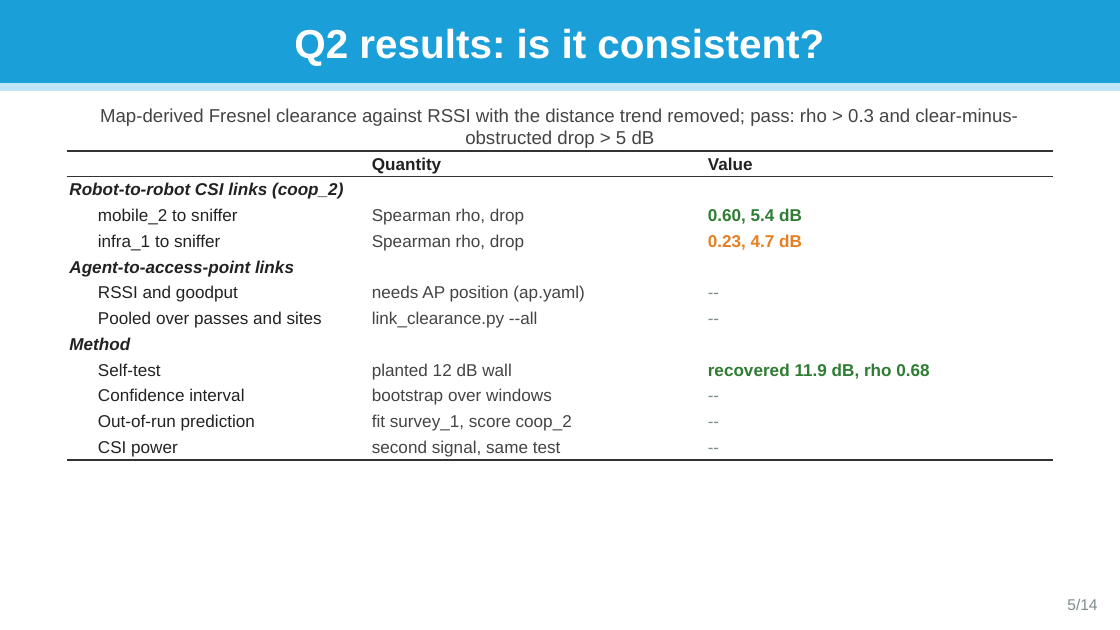
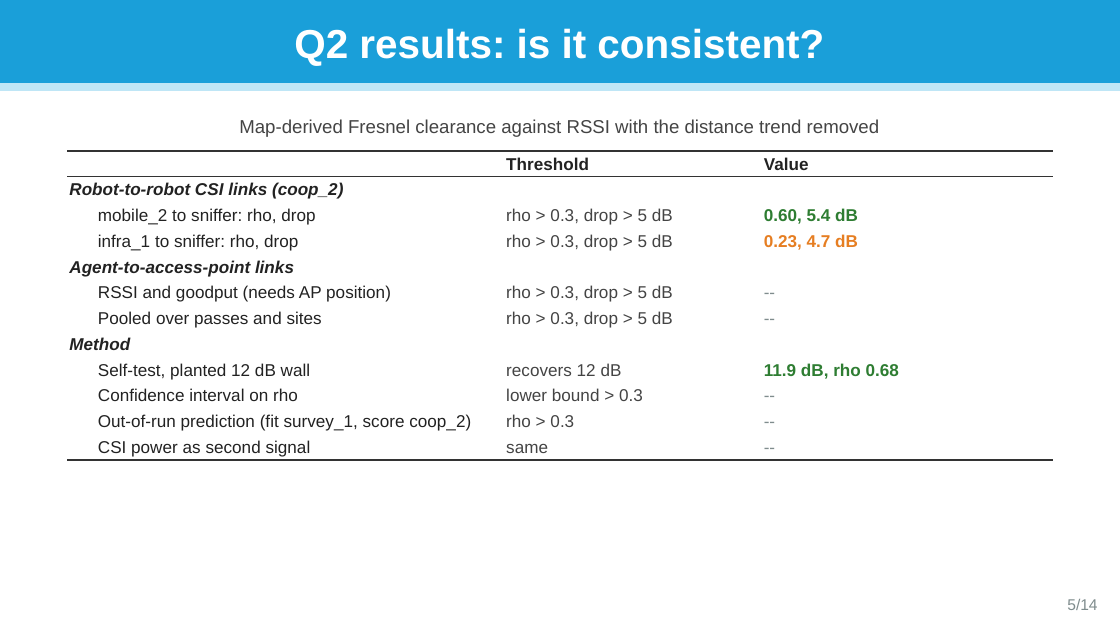
Before and after one commit to jorichee14/Others, a slide deck: slide 5 of scoop_testbed_paper/SCooP-iT_testbed_questions.pptx. Drawn at 1120x630 pixels with LibreOffice and Linux fonts; fonts in the diff are those of the drawing. Boxes give left, top, right and bottom in pixels: in the first picture for what was removed or moved away, otherwise in the second. Text is boxed around its words. In the diff, an @@ line names an element or a change of style, - is before the commit and + after.

```diff
--- a/scoop_testbed_paper/SCooP-iT_testbed_questions.pptx
+++ b/scoop_testbed_paper/SCooP-iT_testbed_questions.pptx
@@ text at [239, 119, 879, 137]: text changed @@
-Map-derived Fresnel clearance against RSSI with the distance trend removed; pass: rho > 0.3 and clear-minus-obstructed drop > 5 dB
+Map-derived Fresnel clearance against RSSI with the distance trend removed
@@ table at [67, 151, 1053, 461] @@
-row 1, column 2: Quantity
+row 1, column 2: Threshold
-row 3, column 1: mobile_2 to sniffer
+row 3, column 1: mobile_2 to sniffer: rho, drop
-row 3, column 2: Spearman rho, drop
+row 3, column 2: rho > 0.3, drop > 5 dB
-row 4, column 1: infra_1 to sniffer
+row 4, column 1: infra_1 to sniffer: rho, drop
-row 4, column 2: Spearman rho, drop
+row 4, column 2: rho > 0.3, drop > 5 dB
-row 6, column 1: RSSI and goodput
+row 6, column 1: RSSI and goodput (needs AP position)
-row 6, column 2: needs AP position (ap.yaml)
+row 6, column 2: rho > 0.3, drop > 5 dB
-row 7, column 2: link_clearance.py --all
+row 7, column 2: rho > 0.3, drop > 5 dB
-row 9: Self-test | planted 12 dB wall | recovered 11.9 dB, rho 0.68
+row 9: Self-test, planted 12 dB wall | recovers 12 dB | 11.9 dB, rho 0.68
-row 10, column 1: Confidence interval
+row 10, column 1: Confidence interval on rho
-row 10, column 2: bootstrap over windows
+row 10, column 2: lower bound > 0.3
-row 11, column 1: Out-of-run prediction
+row 11, column 1: Out-of-run prediction (fit survey_1, score coop_2)
-row 11, column 2: fit survey_1, score coop_2
+row 11, column 2: rho > 0.3
-row 12, column 1: CSI power
+row 12, column 1: CSI power as second signal
-row 12, column 2: second signal, same test
+row 12, column 2: same
```
Also in this commit, not shown: 6 other slides changed, 1 other file.
